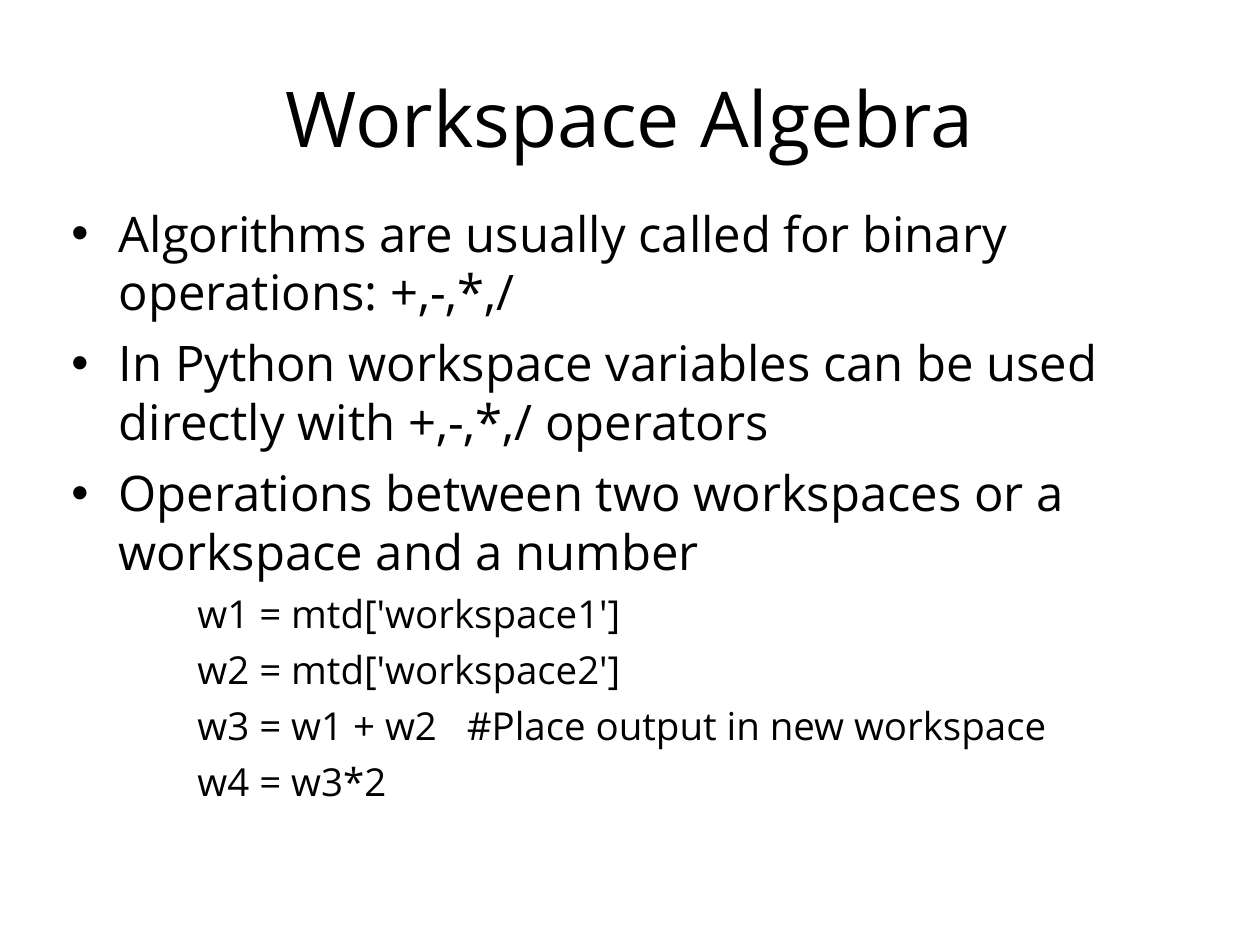
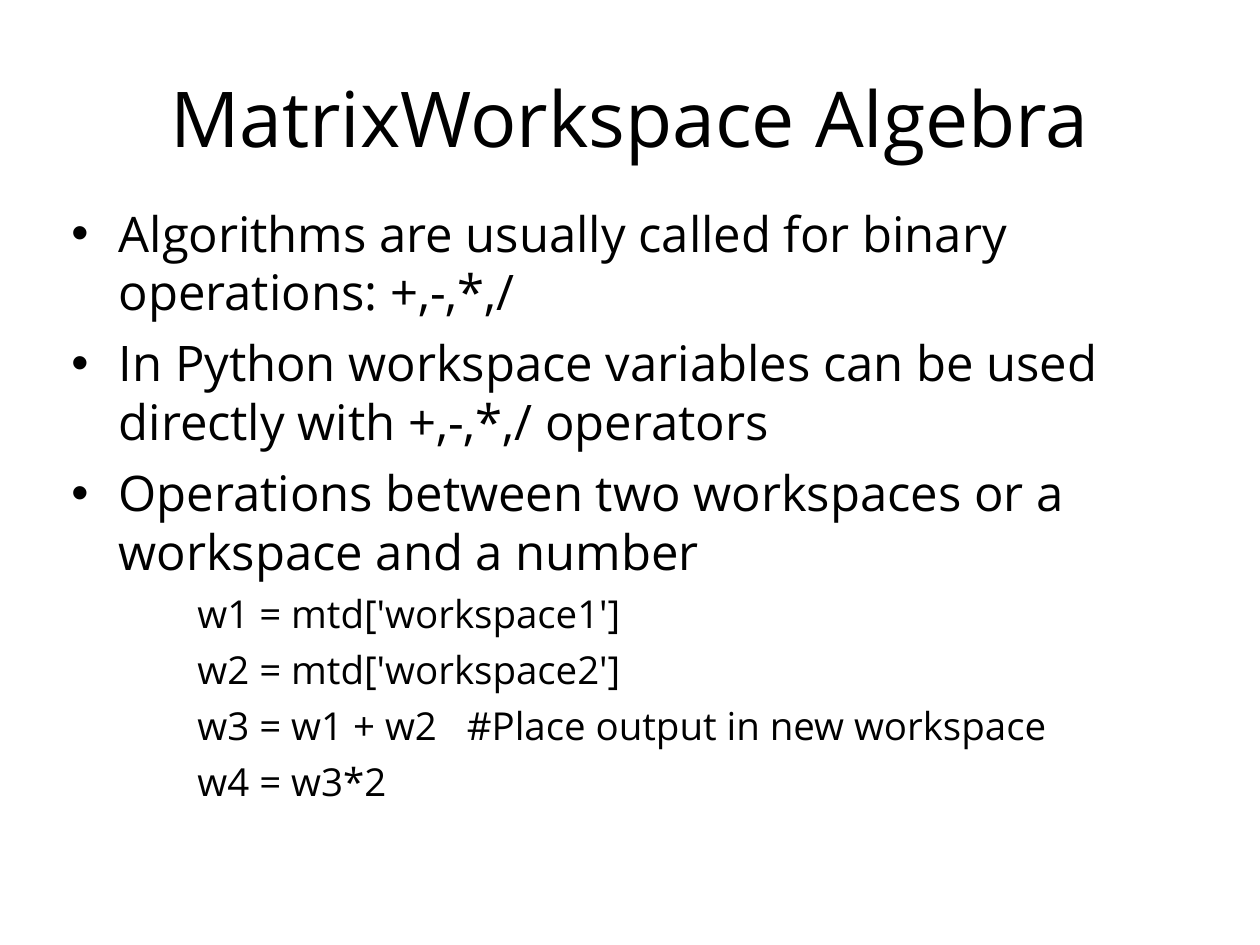
Before and after one commit to mantidproject/documents, a slide deck: slide 35 of Presentations/Python training course/Python in Mantid.ppt (slide 31 before the commit). Drawn at 1260x945 pixels with LibreOffice and Linux fonts; fonts in the diff are those of the drawing; background and template pictures are left out. Boxes give left, top, right and bottom in pixels: in the first picture for what was removed or moved away, otherwise in the second. Text is boxed around its words. In the diff, an @@ line names an element or a change of style, - is before the commit and + after.

```diff
--- a/Presentations/Python training course/Python in Mantid.ppt
+++ b/Presentations/Python training course/Python in Mantid.ppt
@@ title at [170, 88, 1088, 166]: text changed @@
-Workspace Algebra
+MatrixWorkspace Algebra
```
Also in this commit, not shown: 8 other slides changed, 6 slides added, 1 slide removed.
